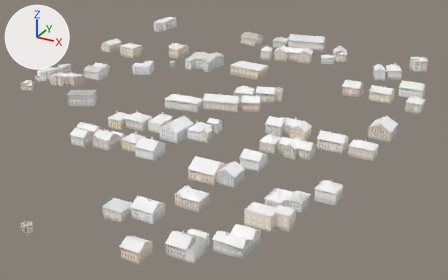
Before and after pictures for a commit that changed the glTF model world/buildings/b_-38_-5.glb.
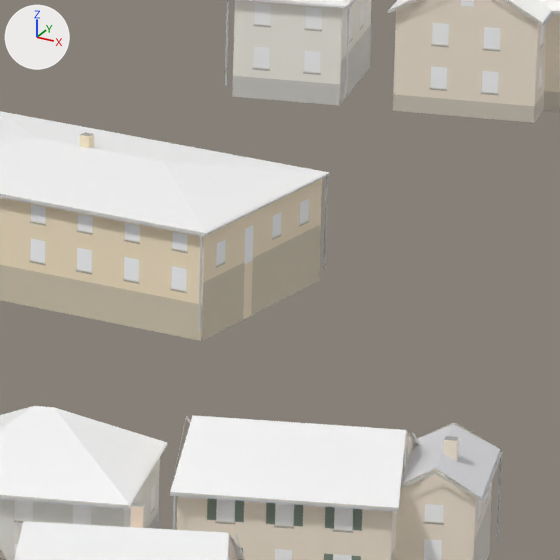
Old and new are each drawn whole from a 50 mm camera at (-9411.7, 849.5, 433.7) aimed at (-9581.1, 1157.6, 279.7) and again close up on the part from 54% to 64% of the width and 18% to 35% of the height. Every picture has the same lights, and +X, +Y and +Z are marked at upper left. The first two pictures are the older version. Vertices at exactly the same position are counted once.

In view in the first close-up: 'bld'.
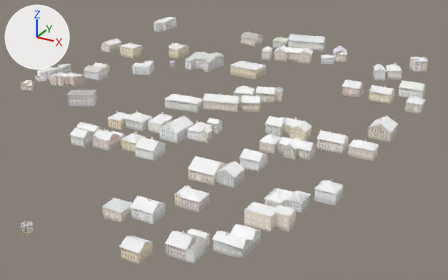
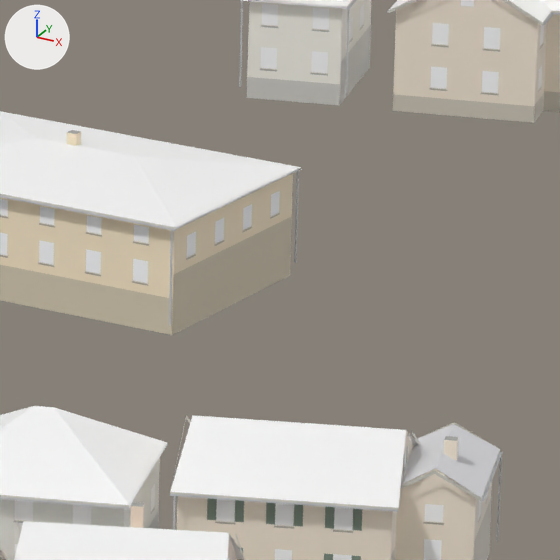
What differs and where, as boxes [x1, y1, x2, y2] in the close-ups (560 x 560 px; the box of a moved part takes in the faces that stretch with it):
part 1 of me_bld, moved or reshaped: before [198, 236, 203, 332]; after [169, 230, 173, 326]
part 2 of me_bld, moved or reshaped: before [323, 176, 328, 268]; after [294, 170, 299, 263]
part 3 of me_bld, deleted: before [225, 0, 229, 86]
part 4 of me_bld, deleted: before [251, 224, 321, 316]
part 5 of me_bld, deleted: before [202, 262, 245, 340]
part 6 of me_bld, moved or reshaped: before [0, 0, 371, 341]; after [0, 0, 371, 335]
part 7 of me_bld, recoloured: before [0, 132, 93, 263]; after [0, 130, 75, 261]

What the commit changed:
me_bld is used by ob_bld; location (0.0, 0.0, 0.0).
me_bld had 28994 vertices, 20363 faces and spanned x -9730.0..-9475.0, y 1021.0..1289.0, z 276.0..320.0.
me_bld now has 28966 vertices, 20341 faces and spans x -9730.0..-9475.0, y 1021.0..1289.0, z 276.0..320.0.
me_bld part 1: the loose piece of 8 vertices spanning x -9586.0, y 1214.0, z 302.0..308.0 is moved by (-2.0, 0.0, 0.0).
me_bld part 2: the loose piece of 8 vertices spanning x -9585.0, y 1228.0, z 302.0..308.0 is moved by (-2.0, 0.0, 0.0).
me_bld part 3: the loose piece of 8 vertices spanning x -9600.0, y 1246.0, z 307.0..312.0 is deleted.
me_bld part 4: the loose piece of 4 vertices spanning x -9586.0..-9585.0, y 1220.0..1228.0, z 301.0..305.0 is deleted.
me_bld part 5: the loose piece of 4 vertices spanning x -9586.0, y 1214.0..1219.0, z 301.0..305.0 is deleted.
me_bld part 6: 133 vertices moved from x -9607.0..-9585.0, y 1214.0..1256.0, z 301.0..313.0 to x -9607.0..-9586.0, y 1214.0..1256.0, z 301.0..313.0; 123 vertices removed from x -9604.0..-9585.0, y 1214.0..1256.0, z 301.0..315.0; 115 vertices added at x -9602.0..-9587.0, y 1214.0..1256.0, z 301.0..315.0.
me_bld part 7: 18 kept faces spanning x -9603.0..-9597.0, y 1215.0..1223.0, z 304.0..310.0 get new vertex colours.
Other edits to the shape of me_bld do not show in these pictures.
